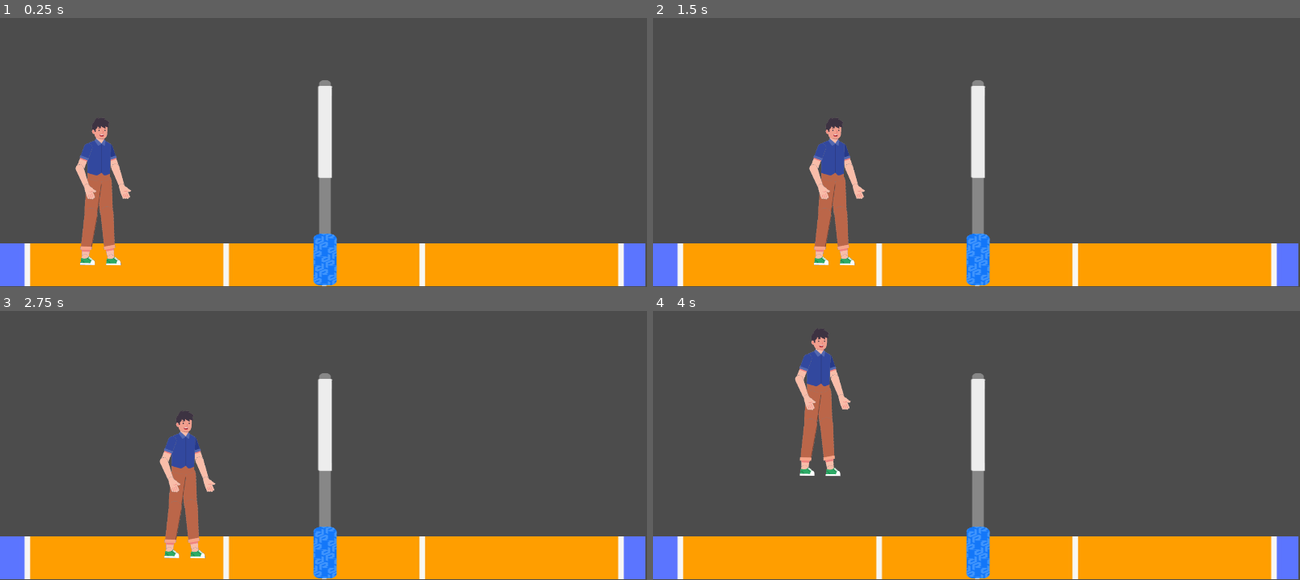
Above: before the commit, frames 1-4 (two rows, left to right).
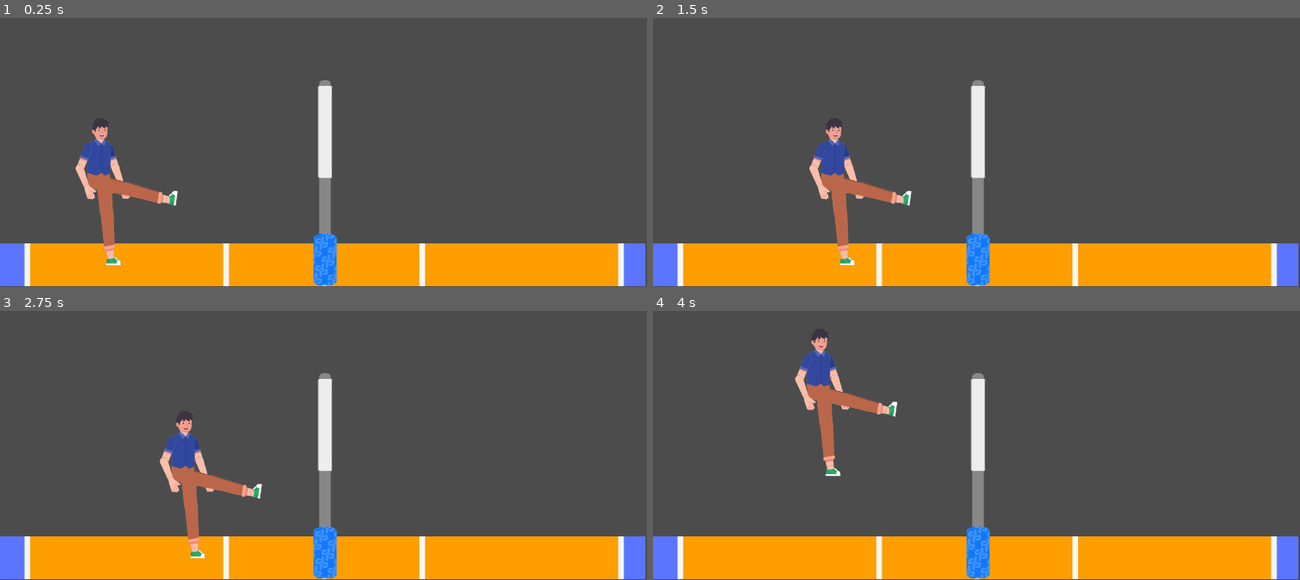
Above: after the commit, the same moments.

Repository: SowinskiBraeden/VB-Strike-Godot
Game: Godot game, scene res://Main.tscn
Same seed, same stepped clock (60 frames per second), same inputs: the game is played once before the commit and once after it. The project has no main scene, so this scene is started directly.
Inputs:
- Up to frame 1 (0.25 s): no input
- Up to frame 2 (1.5 s): tap Enter at 0.5 s; hold Right (ui_right) 0.53-1.28 s; hold Left (ui_left) from 1.28 s (still down)
- Up to frame 3 (2.75 s): release Left (ui_left) at 2.03 s; hold Right (ui_right) from 2.03 s (still down)
- Up to frame 4 (4 s): release Right (ui_right) at 2.78 s; hold Up (ui_up) 2.78-3.53 s; hold Left (ui_left) from 3.53 s (still down)

The runs differ from the first frame. In frame 1, 1.0% of the frame differs, in the area x 12-28%, y 59-92%; in frame 2, 1.0%; in frame 3, 1.0%; in frame 4, 1.0%.

Commit message:
test anim

Diff:
--- a/Player.tscn
+++ b/Player.tscn
@@ -8,6 +8,108 @@
 
 [sub_resource type="Animation" id=4]
 resource_name = "Idle"
+
+[sub_resource type="Animation" id=5]
+resource_name = "MOve"
+tracks/0/type = "value"
+tracks/0/path = NodePath("Skeleton2D/Hip/Left_leg:position")
+tracks/0/interp = 1
+tracks/0/loop_wrap = true
+tracks/0/imported = false
+tracks/0/enabled = true
+tracks/0/keys = {
+"times": PoolRealArray( 0, 0.3 ),
+"transitions": PoolRealArray( 1, 1 ),
+"update": 0,
+"values": [ Vector2( 1.09238, -14.9935 ), Vector2( 1.09238, -14.9935 ) ]
+}
+tracks/1/type = "value"
+tracks/1/path = NodePath("Skeleton2D/Hip/Left_leg:rotation_degrees")
+tracks/1/interp = 1
+tracks/1/loop_wrap = true
+tracks/1/imported = false
+tracks/1/enabled = true
+tracks/1/keys = {
+"times": PoolRealArray( 0, 0.3 ),
+"transitions": PoolRealArray( 1, 1 ),
+"update": 0,
+"values": [ -256.614, -120.836 ]
+}
+tracks/2/type = "value"
+tracks/2/path = NodePath("Skeleton2D/Hip/Left_leg/left_calf:position")
+tracks/2/interp = 1
+tracks/2/loop_wrap = true
+tracks/2/imported = false
+tracks/2/enabled = true
+tracks/2/keys = {
+"times": PoolRealArray( 0, 0.3 ),
+"transitions": PoolRealArray( 1, 1 ),
+"update": 0,
+"values": [ Vector2( 69.3539, -0.187073 ), Vector2( 69.3539, -0.187073 ) ]
+}
+tracks/3/type = "value"
+tracks/3/path = NodePath("Skeleton2D/Hip/Left_leg/left_calf:rotation_degrees")
+tracks/3/interp = 1
+tracks/3/loop_wrap = true
+tracks/3/imported = false
+tracks/3/enabled = true
+tracks/3/keys = {
+"times": PoolRealArray( 0, 0.3 ),
+"transitions": PoolRealArray( 1, 1 ),
+"update": 0,
+"values": [ 1.28324, 59.9317 ]
+}
+
+[sub_resource type="Animation" id=6]
+length = 0.001
+tracks/0/type = "value"
+tracks/0/path = NodePath("Skeleton2D/Hip/Left_leg/left_calf:position")
+tracks/0/interp = 1
+tracks/0/loop_wrap = true
+tracks/0/imported = false
+tracks/0/enabled = true
+tracks/0/keys = {
+"times": PoolRealArray( 0 ),
+"transitions": PoolRealArray( 1 ),
+"update": 0,
+"values": [ Vector2( 69.3539, -0.187073 ) ]
+}
+tracks/1/type = "value"
+tracks/1/path = NodePath("Skeleton2D/Hip/Left_leg/left_calf:rotation_degrees")
+tracks/1/interp = 1
+tracks/1/loop_wrap = true
+tracks/1/imported = false
+tracks/1/enabled = true
+tracks/1/keys = {
+"times": PoolRealArray( 0 ),
+"transitions": PoolRealArray( 1 ),
+"update": 0,
+"values": [ 3.07304 ]
+}
+tracks/2/type = "value"
+tracks/2/path = NodePath("Skeleton2D/Hip/Left_leg:position")
+tracks/2/interp = 1
+tracks/2/loop_wrap = true
+tracks/2/imported = false
+tracks/2/enabled = true
+tracks/2/keys = {
+"times": PoolRealArray( 0 ),
+"transitions": PoolRealArray( 1 ),
+"update": 0,
+"values": [ Vector2( 1.09238, -14.9935 ) ]
+}
+tracks/3/type = "value"
+tracks/3/path = NodePath("Skeleton2D/Hip/Left_leg:rotation_degrees")
+tracks/3/interp = 1
+tracks/3/loop_wrap = true
+tracks/3/imported = false
+tracks/3/enabled = true
+tracks/3/keys = {
+"times": PoolRealArray( 0 ),
+"transitions": PoolRealArray( 1 ),
+"update": 0,
+"values": [ -256.614 ]
+}
 
 [node name="Player" type="KinematicBody2D"]
 position = Vector2( 496, 112 )
@@ -152,13 +254,11 @@
 [node name="Hip" type="Bone2D" parent="Skeleton2D"]
 position = Vector2( 13, 127 )
 rotation = -1.57695
-scale = Vector2( 1, 1 )
 rest = Transform2D( -0.00615359, -0.999981, 0.999981, -0.00615359, 13, 127 )
 
 [node name="right_leg" type="Bone2D" parent="Skeleton2D/Hip"]
 position = Vector2( 0.920059, 13.006 )
 rotation = 3.08748
-scale = Vector2( 1, 1 )
 rest = Transform2D( -0.998536, 0.0540863, -0.0540863, -0.998536, 0.920059, 13.006 )
 default_length = 70.0
 
@@ -172,15 +272,16 @@
 [node name="right_foot" type="Bone2D" parent="Skeleton2D/Hip/right_leg/right_calf"]
 position = Vector2( 94.0148, 2.5029 )
 rotation = -0.764454
-scale = Vector2( 1, 1 )
 rest = Transform2D( 0.72176, -0.692143, 0.692143, 0.72176, 94.0148, 2.5029 )
 
 [node name="Left_leg" type="Bone2D" parent="Skeleton2D/Hip"]
 position = Vector2( 1.09238, -14.9935 )
-rotation = -3.03163
-scale = Vector2( 1, 1 )
+rotation = -4.47875
 rest = Transform2D( -0.99396, -0.109741, 0.109741, -0.99396, 1.09238, -14.9935 )
 default_length = 70.0
+__meta__ = {
+"_edit_ik_": true
+}
 
 [node name="left_calf" type="Bone2D" parent="Skeleton2D/Hip/Left_leg"]
 position = Vector2( 69.3539, -0.187073 )
@@ -191,7 +292,6 @@
 [node name="left_foot" type="Bone2D" parent="Skeleton2D/Hip/Left_leg/left_calf"]
 position = Vector2( 93.7314, -2.73077 )
 rotation = -1.09977
-scale = Vector2( 1, 1 )
 rest = Transform2D( 0.4538, -0.891104, 0.891104, 0.4538, 93.7314, -2.73077 )
 
 [node name="Chest" type="Bone2D" parent="Skeleton2D/Hip"]
@@ -206,14 +306,12 @@
 [node name="Arm_Left" type="Bone2D" parent="Skeleton2D/Hip/Chest"]
 position = Vector2( 58.1589, -25.6426 )
 rotation = -2.80649
-scale = Vector2( 1, 1 )
 rest = Transform2D( -0.944377, -0.328866, 0.328866, -0.944377, 58.1589, -25.6426 )
 default_length = 50.0
 
 [node name="Forearm_Left" type="Bone2D" parent="Skeleton2D/Hip/Chest/Arm_Left"]
 position = Vector2( 51.2412, 1.52859 )
 rotation = -0.742412
-scale = Vector2( 1, 1 )
 rest = Transform2D( 0.73684, -0.676067, 0.676067, 0.73684, 51.2412, 1.52859 )
 
 [node name="Hand_Left" type="Bone2D" parent="Skeleton2D/Hip/Chest/Arm_Left/Forearm_Left"]
@@ -223,14 +321,12 @@
 [node name="Arm_Right" type="Bone2D" parent="Skeleton2D/Hip/Chest"]
 position = Vector2( 57.8881, 18.3566 )
 rotation = 2.88328
-scale = Vector2( 1, 1 )
 rest = Transform2D( -0.966822, 0.25545, -0.25545, -0.966822, 57.8881, 18.3566 )
 default_length = 50.0
 
 [node name="forearm right" type="Bone2D" parent="Skeleton2D/Hip/Chest/Arm_Right"]
 position = Vector2( 46.5721, 0.17984 )
 rotation = -0.109956
-scale = Vector2( 1, 1 )
 rest = Transform2D( 0.993961, -0.109735, 0.109735, 0.993961, 46.5721, 0.17984 )
 default_length = 35.0
 
@@ -240,3 +336,5 @@
 
 [node name="AnimationPlayer" type="AnimationPlayer" parent="."]
 anims/Idle = SubResource( 4 )
+anims/MOve = SubResource( 5 )
+anims/RESET = SubResource( 6 )
--- a/Scripts/Player.gd
+++ b/Scripts/Player.gd
@@ -2,7 +2,7 @@
 
 const GRAVITY: float = 400.0
 const JUMP_STRENGTH: int = 350
-const CAN_JUMP_TIME_LIMIT: float = 1.0 # seconds we are not allowed to jump
+const CAN_JUMP_TIME_LIMIT: int = 1 # seconds we are not allowed to jump
 
 var velocity: Vector2 = Vector2()
 
Not shown: 1 places in Player.tscn that only renumber resources
